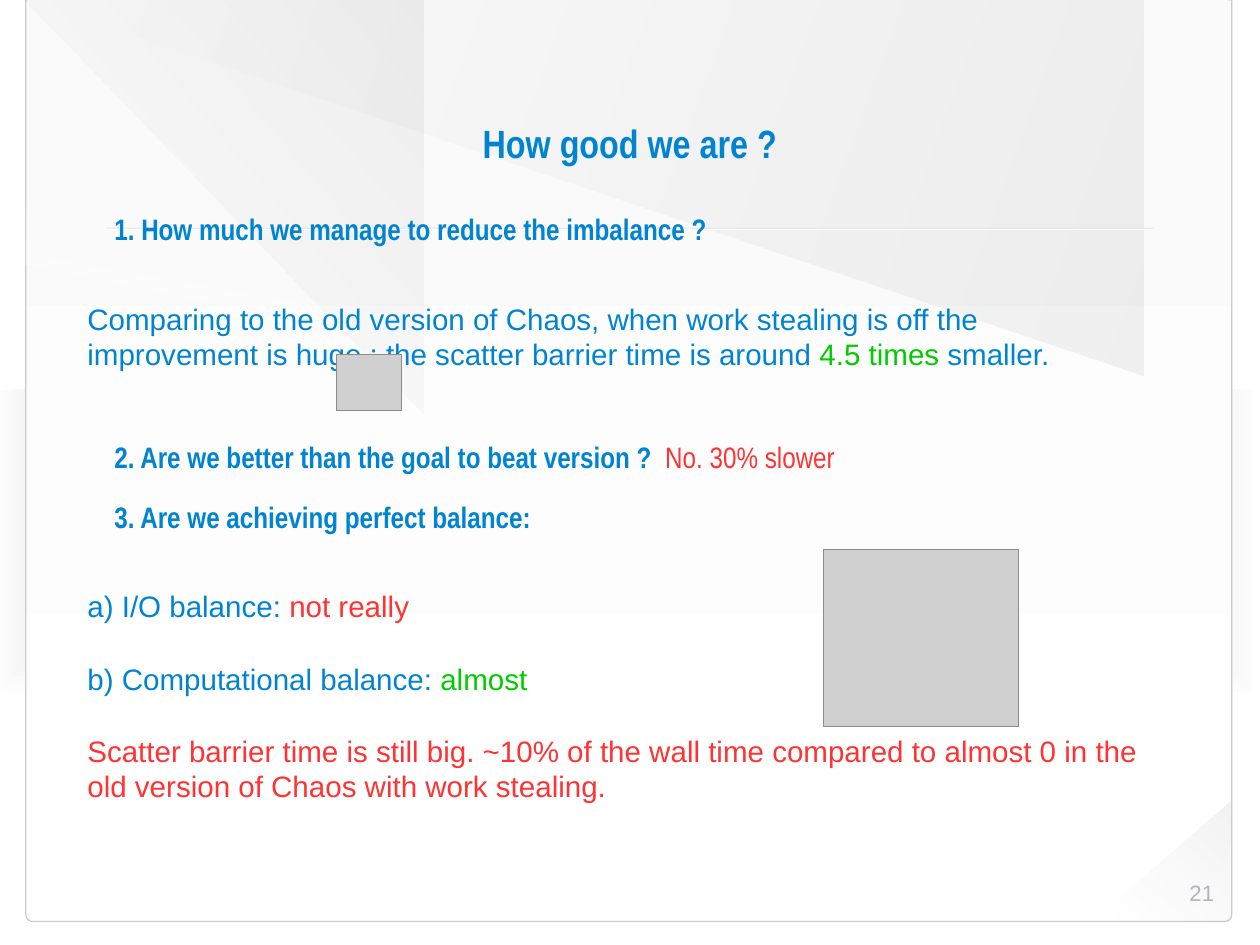
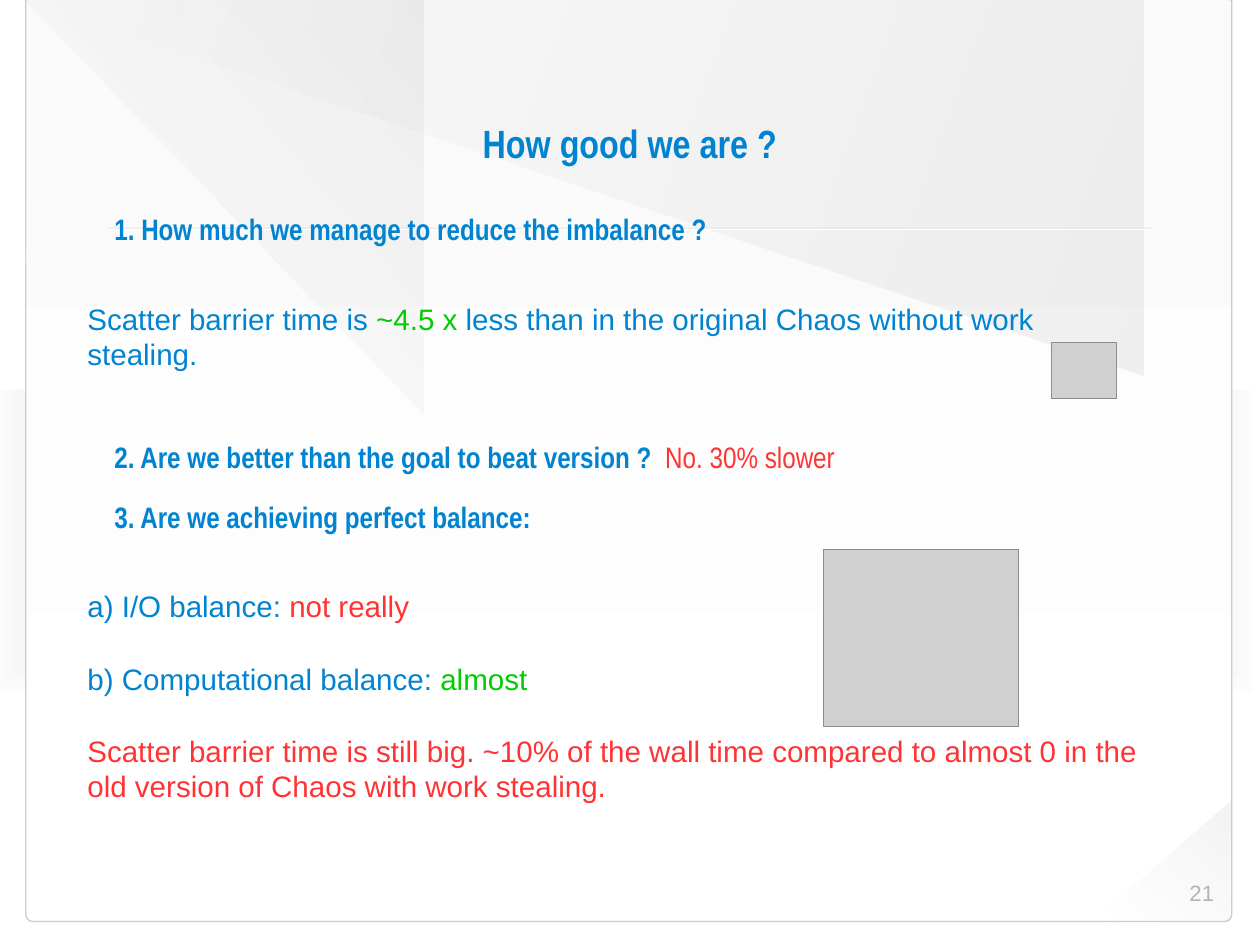
Before and after one commit to HaprianVlad/chaos, a slide deck: slide 21 of presentation.odp. Drawn at 1260x945 pixels with LibreOffice and Linux fonts; fonts in the diff are those of the drawing; grey boxes stand for pictures; background and template pictures are left out. Boxes give left, top, right and bottom in pixels: in the first picture for what was removed or moved away, otherwise in the second. Text is boxed around its words. In the diff, an @@ line names an element or a change of style, - is before the commit and + after.

```diff
--- a/presentation.odp
+++ b/presentation.odp
@@ text at bbox=[87, 308, 1033, 371]: text changed @@
-Comparing to the old version of Chaos, when work stealing is off the improvement is huge : the scatter barrier time is around 4.5 times smaller.
+Scatter barrier time is ~4.5 x less than in the original Chaos without work stealing.
@@ picture: place and size @@
-picture at bbox=[337, 354, 401, 410]
+picture at bbox=[1052, 343, 1116, 399]
```
Also in this commit, not shown: 8 other slides changed, 2 slides added, 1 other file.
